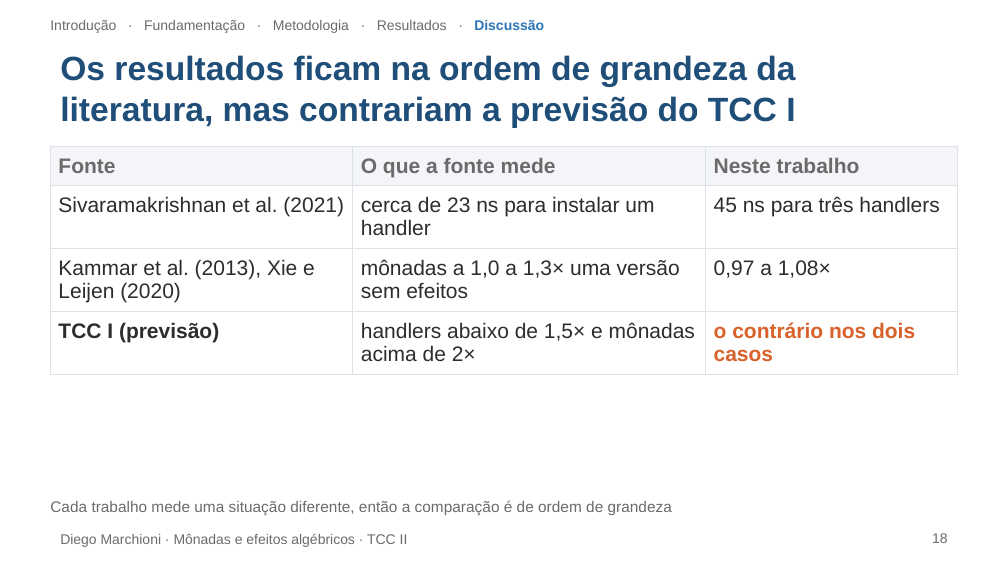
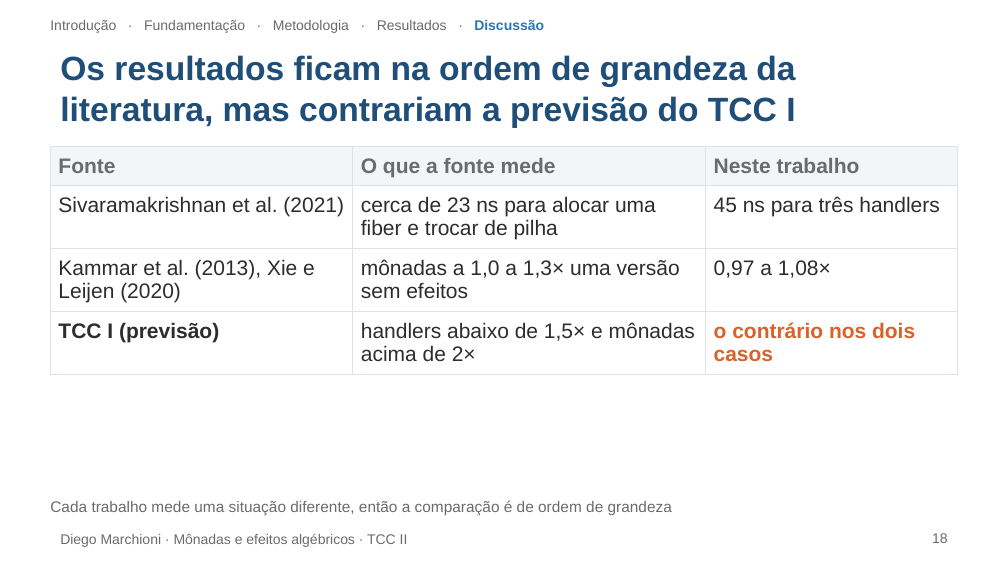
Before and after one commit to DiegoMarchioni/TCC, a slide deck: slide 18 of apresentacao/defesa.pptx. Drawn at 1008x567 pixels with LibreOffice and Linux fonts; fonts in the diff are those of the drawing. Boxes give left, top, right and bottom in pixels: in the first picture for what was removed or moved away, otherwise in the second. Text is boxed around its words. In the diff, an @@ line names an element or a change of style, - is before the commit and + after.

```diff
--- a/apresentacao/defesa.pptx
+++ b/apresentacao/defesa.pptx
@@ table at bbox=[50, 146, 958, 366] @@
-row 2, column 2: cerca de 23 ns para instalar um handler
+row 2, column 2: cerca de 23 ns para alocar uma fiber e trocar de pilha
```
Also in this commit, not shown: 3 other slides changed, 14 other files.
